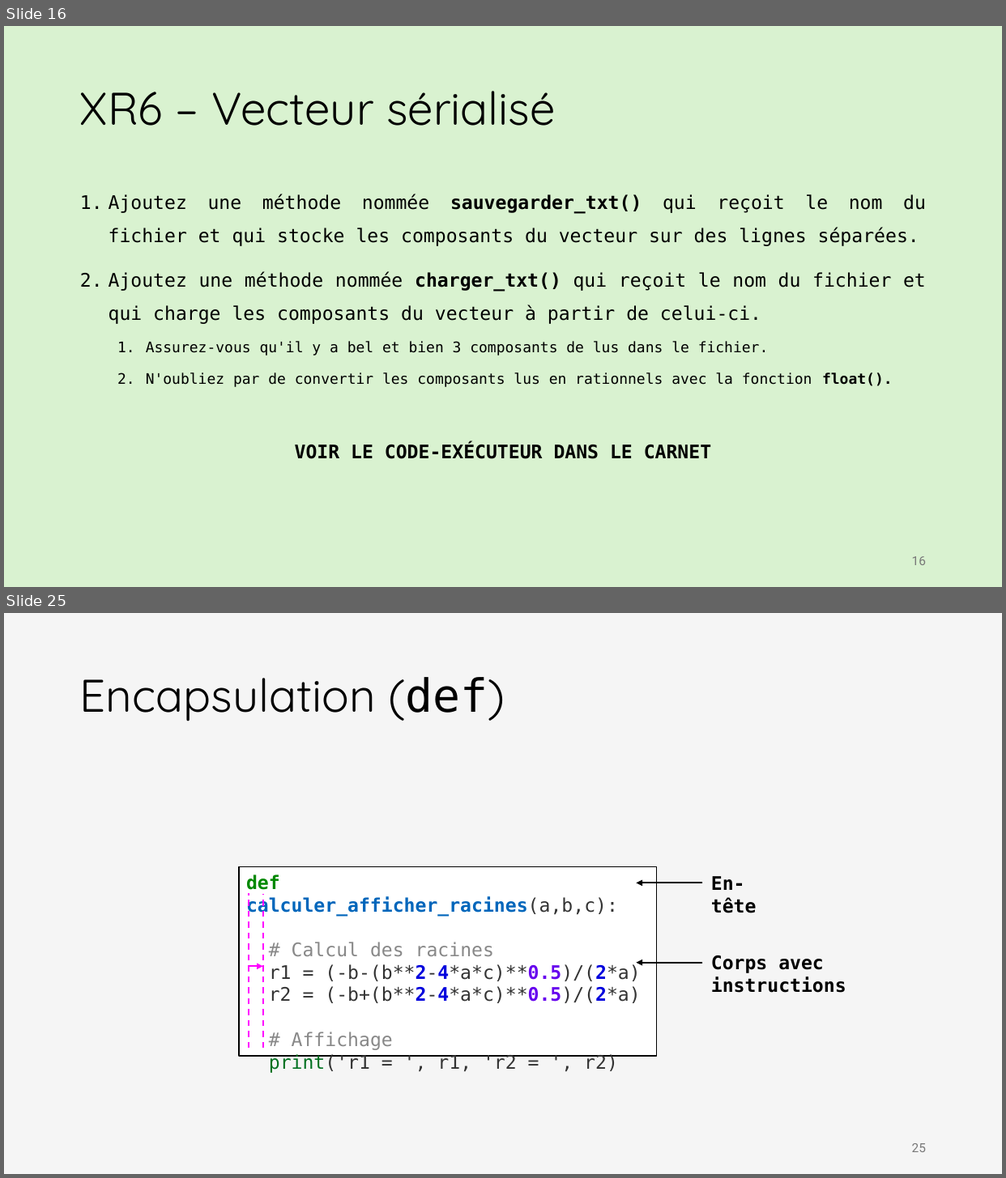
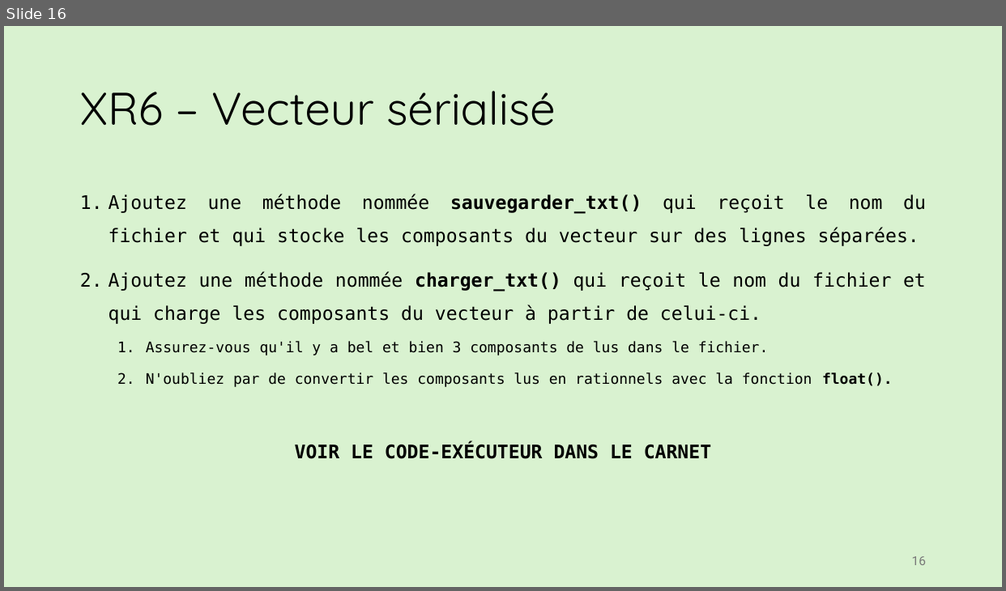
Before and after one commit to iannickgagnon/sagedays_iannick_2026, a slide deck: python_2/presentation_python_2.pptx. Shown one above the other, each under a label of ours: slides 16 and 25 before the commit, slide 16 after it; the slides between them are not shown. The pictures are 1006x1178 and 1006x591 pixels, drawn with LibreOffice and Linux fonts; fonts in the diff are those of the drawing; grey boxes stand for pictures. Boxes give left, top, right and bottom in pixels: in the first picture for what was removed or moved away, otherwise in the second. Text is boxed around its words. In the diff, an @@ line names an element or a change of style, - is before the commit and + after.

```diff
--- a/python_2/presentation_python_2.pptx
+++ b/python_2/presentation_python_2.pptx
@@ slide 25 removed at <box>4,613,1002,1174</box>, background #F5F5F5 @@
@@ title removed at <box>80,677,505,722</box> @@
-Encapsulation (def)
@@ rectangle removed at <box>239,867,657,1055</box> @@
-def calculer_afficher_racines(a,b,c):
-# Calcul des racines
-r1 = (-b-(b**2-4*a*c)**0.5)/(2*a)
-r2 = (-b+(b**2-4*a*c)**0.5)/(2*a)
-# Affichage
-print('r1 = ', r1, 'r2 = ', r2)
@@ text removed at <box>711,876,756,914</box> @@
-En-tête
@@ line removed from (249, 1049) to (249, 894) @@
@@ line removed from (264, 1049) to (264, 894) @@
@@ arrow removed from (702, 884) to (637, 884) @@
@@ arrow removed from (248, 966) to (263, 966) @@
@@ arrow removed from (702, 963) to (637, 963) @@
@@ text removed at <box>711,956,846,993</box> @@
-Corps avec instructions
@@ page number removed at <box>912,1144,926,1152</box> @@
-25
```
Also in this commit, not shown: 1 slide changed, 2 slides added, 29 other slides removed.
